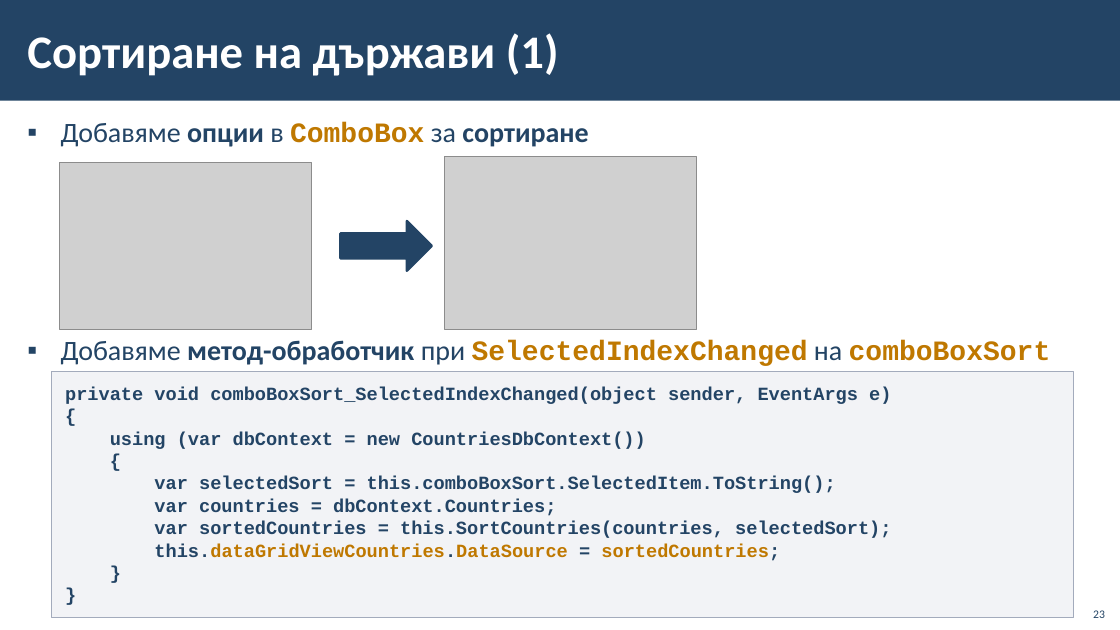
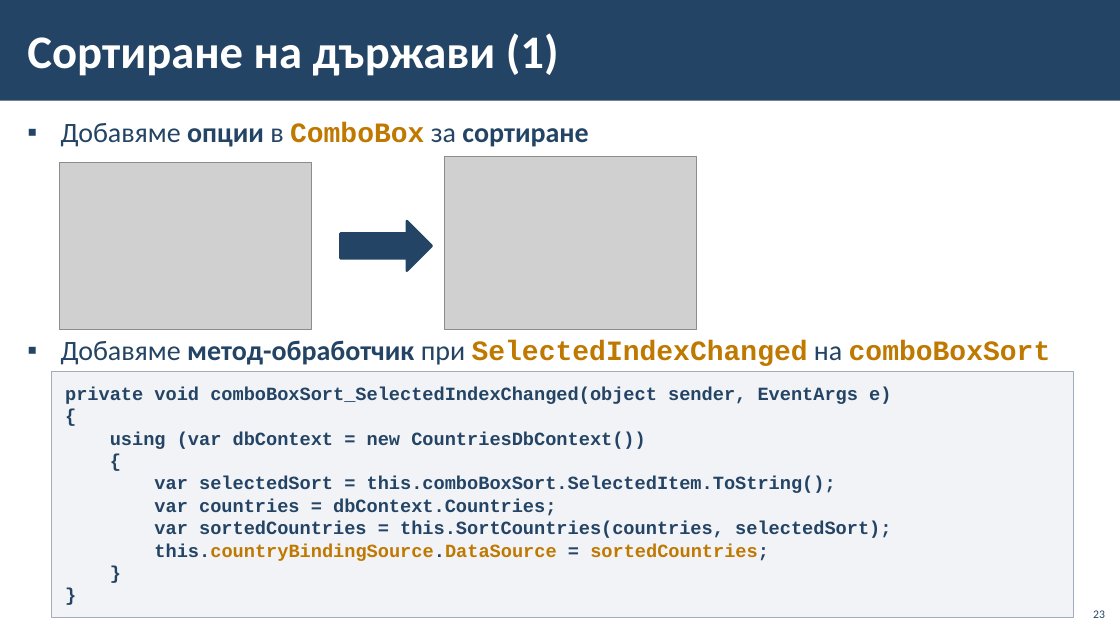
Before and after one commit to BG-IT-Edu/School-Programming, a slide deck: slide 23 of Courses/Software-Sciences/Module-4-Information-Systems-New/08-Navigation-between-Tables/08-Navigation-between-Tables.pptx. Drawn at 1120x630 pixels with LibreOffice and Linux fonts; fonts in the diff are those of the drawing; grey boxes stand for pictures; background and template pictures are left out. Boxes give left, top, right and bottom in pixels: in the first picture for what was removed or moved away, otherwise in the second. Text is boxed around its words. In the diff, an @@ line names an element or a change of style, - is before the commit and + after.

```diff
--- a/Courses/Software-Sciences/Module-4-Information-Systems-New/08-Navigation-between-Tables/08-Navigation-between-Tables.pptx
+++ b/Courses/Software-Sciences/Module-4-Information-Systems-New/08-Navigation-between-Tables/08-Navigation-between-Tables.pptx
@@ text in rectangle at <box>154,543,769,561</box>: text changed @@
-this.dataGridViewCountries.DataSource = sortedCountries;
+this.countryBindingSource.DataSource = sortedCountries;
```
Also in this commit, not shown: 8 other slides changed.
